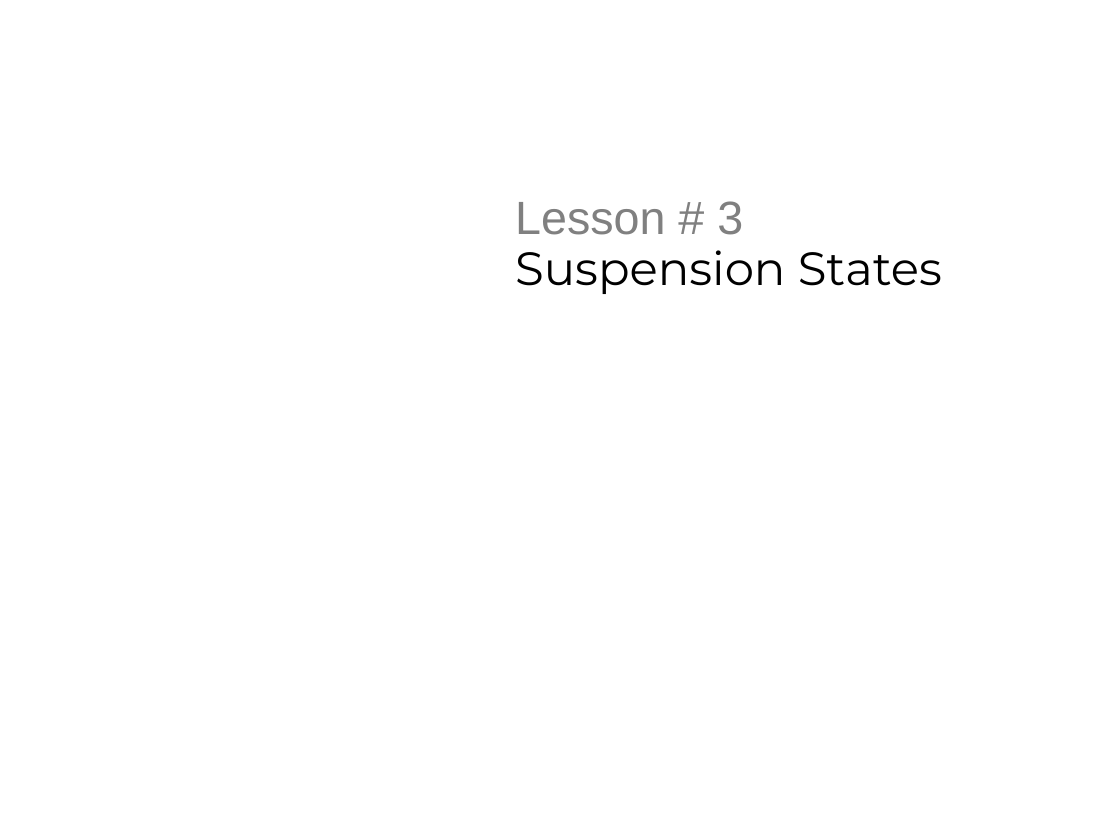
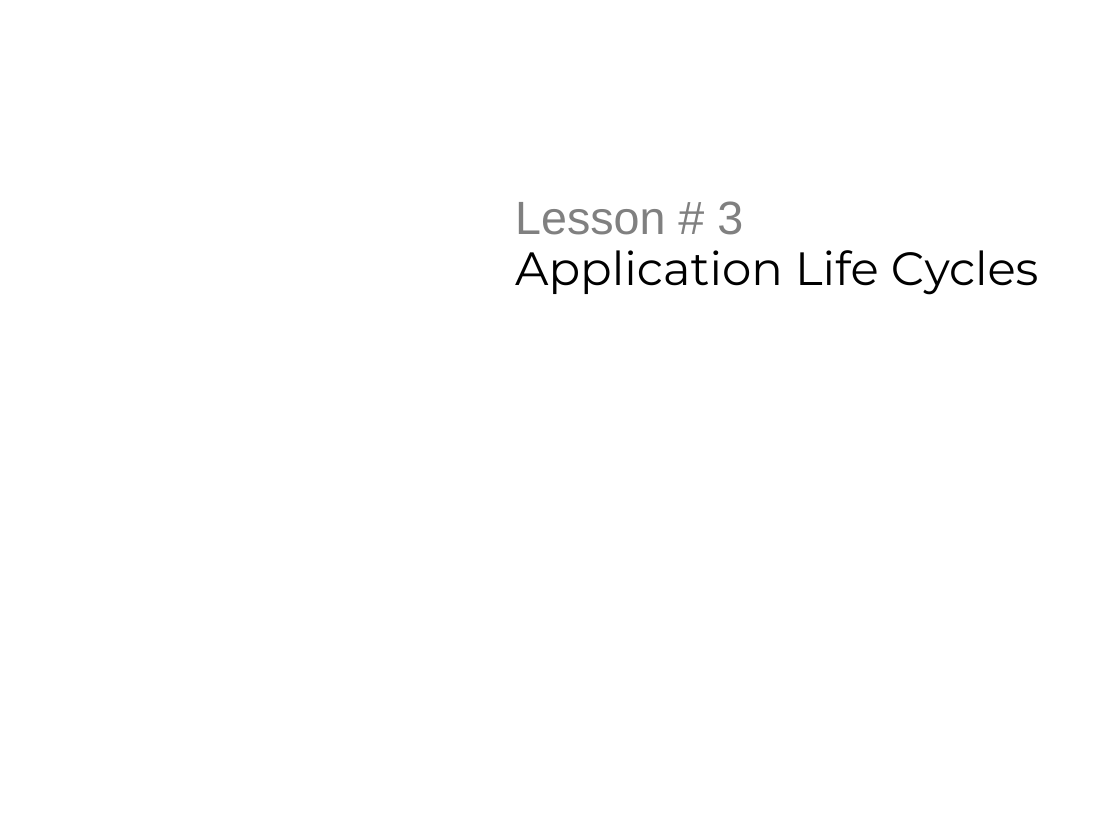
Before and after one commit to derikwhittaker/LiveLessons.WinRT, a slide deck: slide 1 of Chapter.3.ApplicationFeatures/Lesson.3.SuspensionStates/Chapter3.Lesson3.ppt. Drawn at 1120x840 pixels with LibreOffice and Linux fonts; fonts in the diff are those of the drawing; background and template pictures are left out. Boxes give left, top, right and bottom in pixels: in the first picture for what was removed or moved away, otherwise in the second. Text is boxed around its words. In the diff, an @@ line names an element or a change of style, - is before the commit and + after.

```diff
--- a/Chapter.3.ApplicationFeatures/Lesson.3.SuspensionStates/Chapter3.Lesson3.ppt
+++ b/Chapter.3.ApplicationFeatures/Lesson.3.SuspensionStates/Chapter3.Lesson3.ppt
@@ title at bbox=[515, 201, 1039, 295]: text changed @@
-Lesson # 3
-Suspension States
+Lesson # 3
+Application Life Cycles
```
Also in this commit, not shown: 2 other slides changed, 7 other files.
